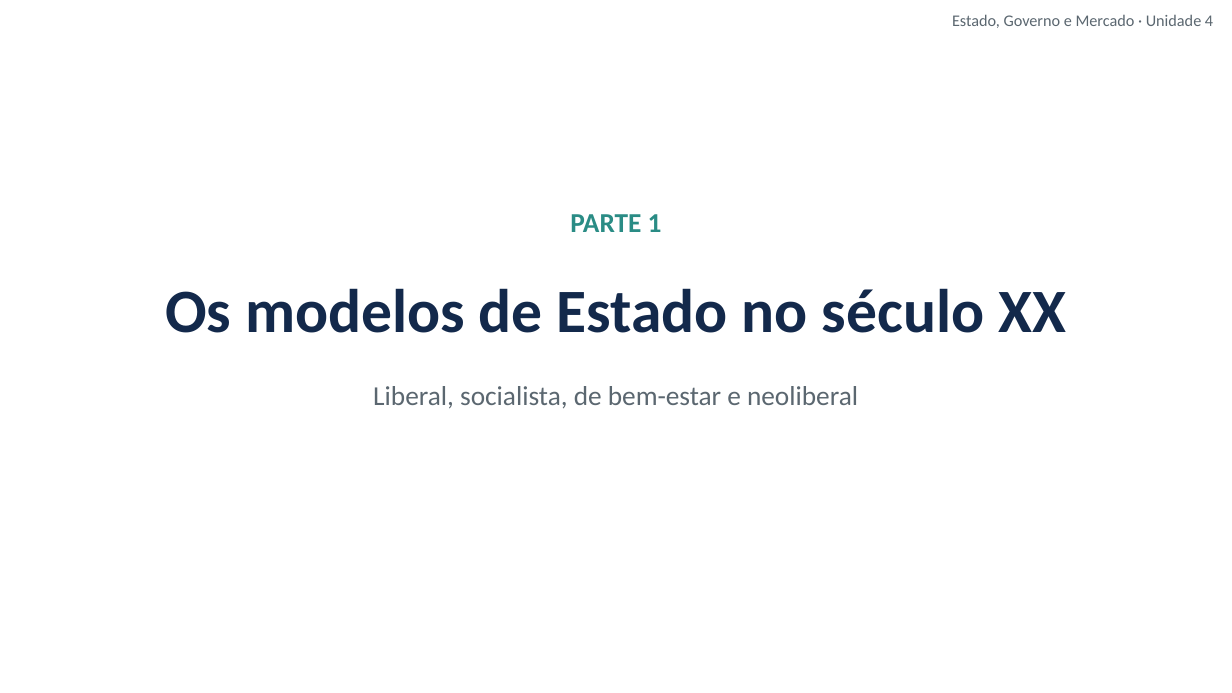
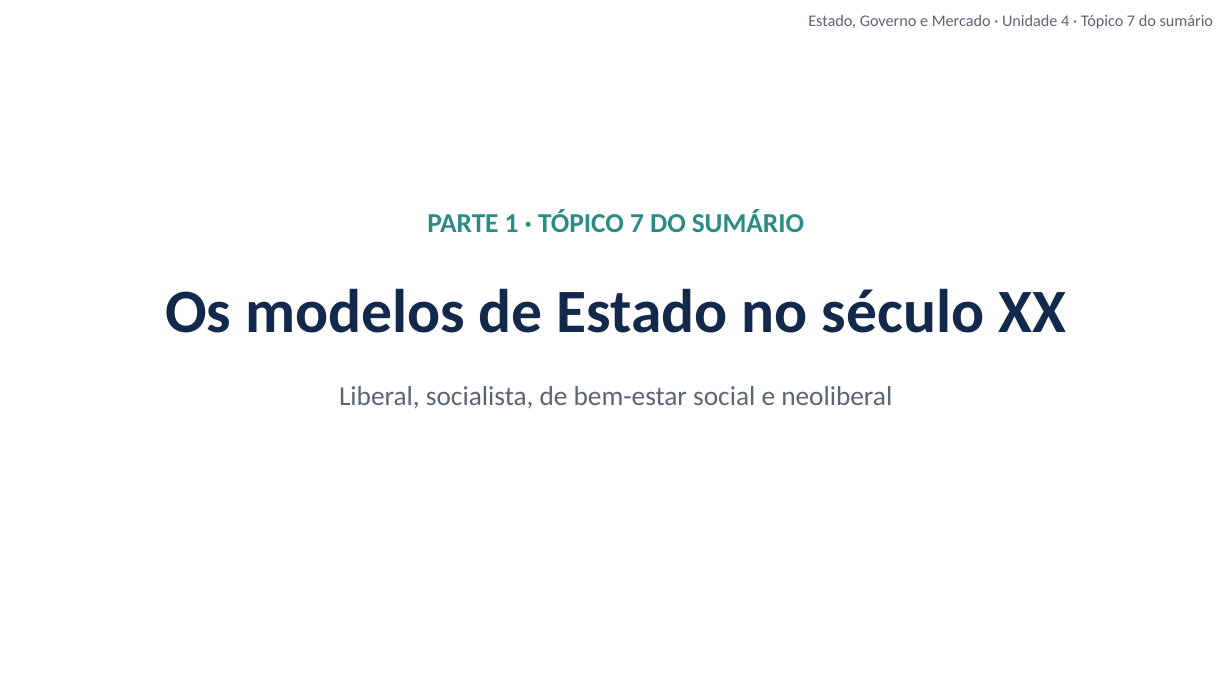
Before and after one commit to cleitonfranco74/gestao_publica, a slide deck: slide 3 of disciplina-01-estado-governo-mercado/materiais/04_Unidade_4_Modelos_de_Estado_e_Brasil.pptx. Drawn at 1232x693 pixels with LibreOffice and Linux fonts; fonts in the diff are those of the drawing; background and template pictures are left out. Boxes give left, top, right and bottom in pixels: in the first picture for what was removed or moved away, otherwise in the second. Text is boxed around its words. In the diff, an @@ line names an element or a change of style, - is before the commit and + after.

```diff
--- a/disciplina-01-estado-governo-mercado/materiais/04_Unidade_4_Modelos_de_Estado_e_Brasil.pptx
+++ b/disciplina-01-estado-governo-mercado/materiais/04_Unidade_4_Modelos_de_Estado_e_Brasil.pptx
@@ text at (808,14,1213,29): text changed @@
-Estado, Governo e Mercado · Unidade 4
+Estado, Governo e Mercado · Unidade 4 · Tópico 7 do sumário
@@ text at (427,210,804,232): text changed @@
-PARTE 1
+PARTE 1 · TÓPICO 7 DO SUMÁRIO
@@ text at (339,386,892,408): text changed @@
-Liberal, socialista, de bem-estar e neoliberal
+Liberal, socialista, de bem-estar social e neoliberal
```
Also in this commit, not shown: 19 other slides changed, 2 slides added, 8 other files.
